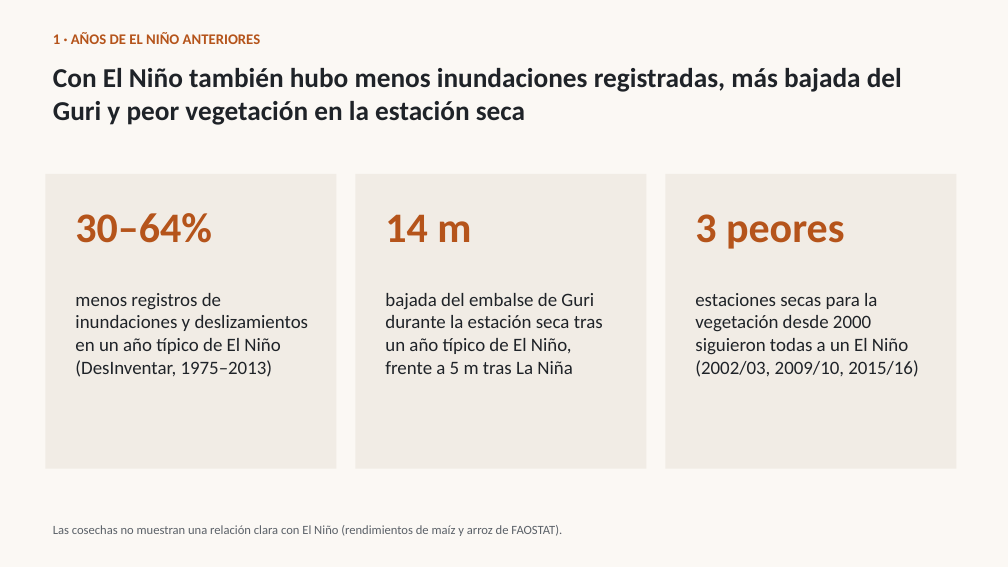
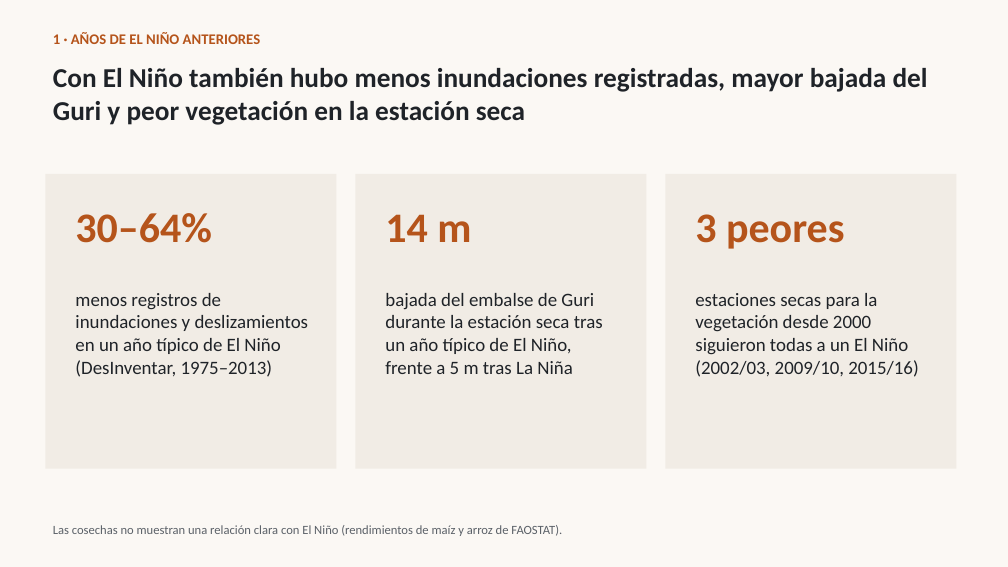
Before and after one commit to OCHA-DAP/ds-teleconnections, a slide deck: slide 4 of docs/enso/ven/slides/es/venezuela-el-nino-2026-27-es.pptx. Drawn at 1008x567 pixels with LibreOffice and Linux fonts; fonts in the diff are those of the drawing. Boxes give left, top, right and bottom in pixels: in the first picture for what was removed or moved away, otherwise in the second. Text is boxed around its words. In the diff, an @@ line names an element or a change of style, - is before the commit and + after.

```diff
--- a/docs/enso/ven/slides/es/venezuela-el-nino-2026-27-es.pptx
+++ b/docs/enso/ven/slides/es/venezuela-el-nino-2026-27-es.pptx
@@ title at (53, 68, 928, 125): text changed @@
-Con El Niño también hubo menos inundaciones registradas, más bajada del Guri y peor vegetación en la estación seca
+Con El Niño también hubo menos inundaciones registradas, mayor bajada del Guri y peor vegetación en la estación seca
```
Also in this commit, not shown: 5 other slides changed, 16 other files.
